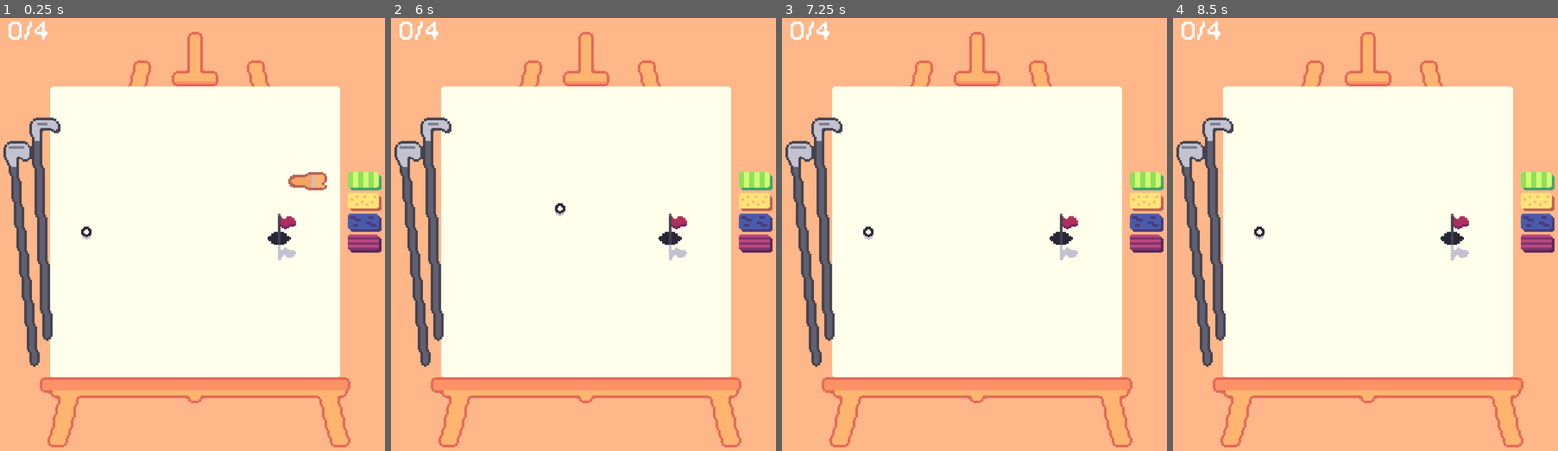
Above: before the commit, frames 1-4 (left to right).
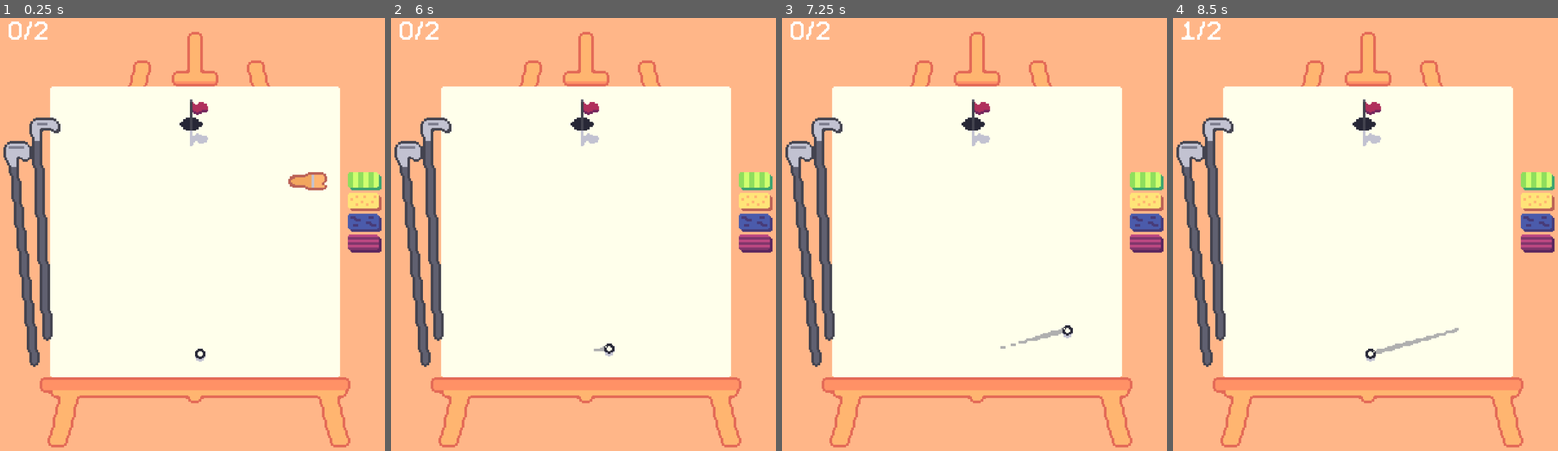
Above: after the commit, the same moments.

Repository: Pojemnik/golfech
Game: Godot game, scene res://scenes/main.tscn
The game is run twice, just before and just after one commit, with the same random seed, the same clock (stepped at 60 frames per second) and the same inputs.
Inputs (mouse positions are in pixels of both pictures, inside the frame that each line leads up to):
- Up to frame 1 (0.25 s): no input
- Up to frame 2 (6 s): click (414, 251) at 0.5 s; click (437, 221) at 1.25 s; click (414, 251) at 2 s; click (437, 221) at 2.75 s; click (414, 251) at 3.5 s; click (437, 221) at 4.25 s; tap Enter at 5 s; move the mouse to (672, 217) at 5.02 s; press the mouse at (672, 217) at 5.03 s; tap R (restart_level) at 5.75 s; move the mouse to (506, 260) at 5.77 s; release the mouse at (506, 260) at 5.78 s; click (506, 260) at 5.85 s
- Up to frame 3 (7.25 s): move the mouse to (1016, 139) at 6.52 s; press the mouse at (1016, 139) at 6.53 s
- Up to frame 4 (8.5 s): tap R (restart_level) at 7.25 s; move the mouse to (1350, 329) at 7.27 s; release the mouse at (1350, 329) at 7.28 s; click (1350, 329) at 7.35 s; move the mouse to (1484, 308) at 8.02 s; press the mouse at (1484, 308) at 8.03 s

The runs differ from the first frame. In frame 1, 0.9% of the frame differs, in the area x 8-77%, y 0-80%; in frame 2, 1.0%; in frame 3, 1.1%; in frame 4, 1.3%, in the area x 2-77%, y 0-80%.

Commit message:
idk some balance changes?

Diff:
--- a/scenes/ball_trail.tscn
+++ b/scenes/ball_trail.tscn
@@ -11,4 +11,4 @@
 width_curve = SubResource("Curve_4dx81")
 default_color = Color(0.6872149, 0.68721503, 0.6872149, 1)
 script = ExtResource("1_ypmfi")
-trail_length = 60
+trail_length = 200
--- a/scenes/main.tscn
+++ b/scenes/main.tscn
@@ -59,7 +59,7 @@
 
 [node name="ToolsManager" type="Node" parent="." node_paths=PackedStringArray("chipper", "driver", "paintbrush", "grass_button", "bunker_button", "wall_button", "water_button")]
 script = ExtResource("7_o6xl0")
-bat_forces = Array[float]([20.0, 10.0])
+bat_forces = Array[float]([7.5, 2.5])
 chipper = NodePath("../UiViewport/SubViewport/Control/Chipper")
 driver = NodePath("../UiViewport/SubViewport/Control/Driver")
 paintbrush = NodePath("../UiViewport/SubViewport/Control/Paintbrush")
@@ -98,7 +98,7 @@
 size = Vector2i(112, 112)
 render_target_update_mode = 4
 script = ExtResource("2_h2yge")
-levels = Array[ExtResource("3_tbgi4")]([ExtResource("5_tipki"), ExtResource("18_qkpxi"), ExtResource("17_tel4y"), ExtResource("16_fv21b"), ExtResource("15_yq6so"), ExtResource("6_2f3dj"), ExtResource("6_vxglm"), ExtResource("6_og1vs"), ExtResource("7_2wyq8"), ExtResource("4_85g3d"), ExtResource("4_tefeu"), ExtResource("6_85g3d"), ExtResource("7_choun")])
+levels = Array[ExtResource("3_tbgi4")]([ExtResource("18_qkpxi"), ExtResource("17_tel4y"), ExtResource("16_fv21b"), ExtResource("15_yq6so"), ExtResource("6_2f3dj"), ExtResource("6_vxglm"), ExtResource("6_og1vs"), ExtResource("7_2wyq8"), ExtResource("4_85g3d"), ExtResource("4_tefeu"), ExtResource("6_85g3d"), ExtResource("7_choun"), ExtResource("5_tipki")])
 
 [node name="UiViewport" type="SubViewportContainer" parent="."]
 material = SubResource("ShaderMaterial_choun")
--- a/scripts/ball.gd
+++ b/scripts/ball.gd
@@ -66,7 +66,7 @@
 		apply_impulse(impulse);
 		rolling = true;
 		start_vector = null;
-		vertical_valocity = 0.002 * impulse.length()
+		vertical_valocity = 0.005 * impulse.length()
 		$AudioStreamPlayerBigBonk.play(0.16)
 
 	if event.is_action_released("lmb"):
Not shown: 1 places in scenes/ball_trail.tscn that only renumber resources
